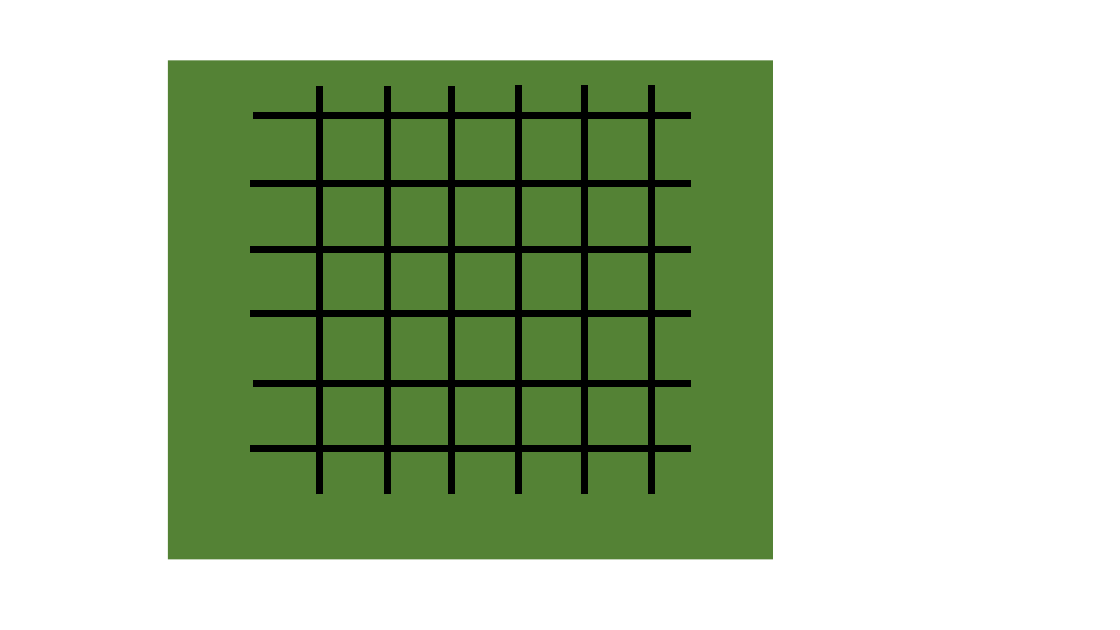
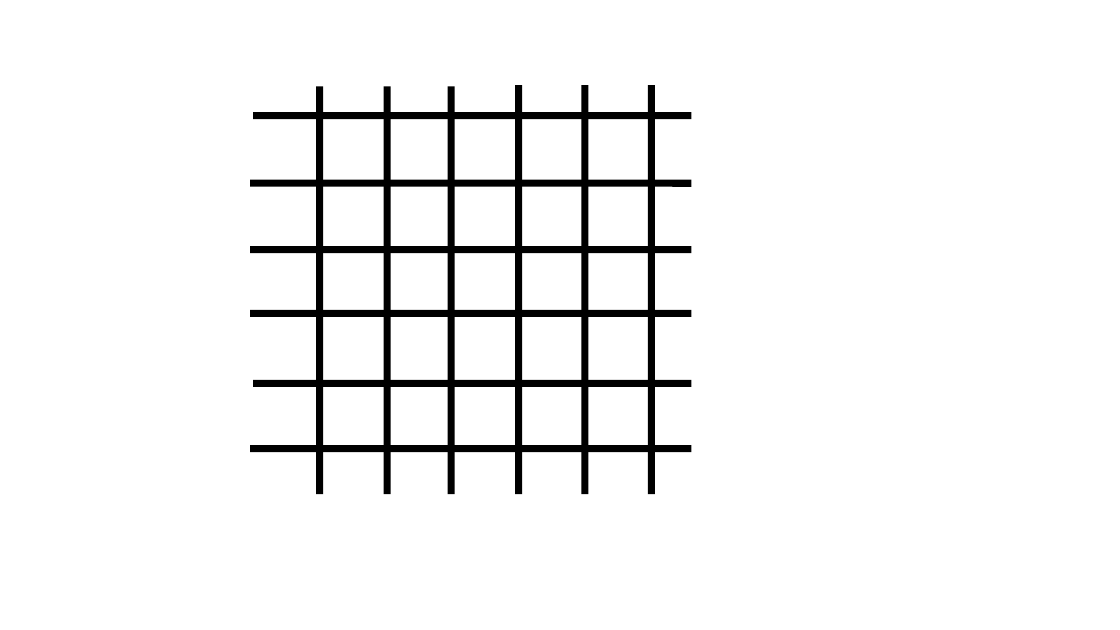
Before and after one commit to Hiroki-Goto/ori_keyboard, a slide deck: slide 3 of photo/figure.pptx. Drawn at 1120x630 pixels with LibreOffice and Linux fonts; fonts in the diff are those of the drawing. Boxes give left, top, right and bottom in pixels: in the first picture for what was removed or moved away, otherwise in the second. Text is boxed around its words. In the diff, an @@ line names an element or a change of style, - is before the commit and + after.

```diff
--- a/photo/figure.pptx
+++ b/photo/figure.pptx
@@ rectangle removed at <box>168,60,773,560</box> @@
@@ line (319, 494) - (319, 87): stroke #000000 6 pt to #000000 6.01 pt @@
@@ line (387, 494) - (387, 87): stroke #000000 6 pt to #000000 6.01 pt @@
@@ line (451, 494) - (451, 87): stroke #000000 6 pt to #000000 6.01 pt @@
@@ line (518, 494) - (518, 85): stroke #000000 6 pt to #000000 6.01 pt @@
@@ line (585, 494) - (585, 85): stroke #000000 6 pt to #000000 6.01 pt @@
@@ line (651, 494) - (651, 85): stroke #000000 6 pt to #000000 6.01 pt @@
@@ line (253, 116) - (691, 116): stroke #000000 6 pt to #000000 6.01 pt @@
@@ line (250, 183) - (691, 183): stroke #000000 6 pt to #000000 6.01 pt @@
@@ line (250, 250) - (691, 250): stroke #000000 6 pt to #000000 6.01 pt @@
@@ line (250, 313) - (691, 313): stroke #000000 6 pt to #000000 6.01 pt @@
@@ line (253, 383) - (691, 384): stroke #000000 6 pt to #000000 6.01 pt @@
@@ line (250, 449) - (691, 449): stroke #000000 6 pt to #000000 6.01 pt @@
```
Also in this commit, not shown: 3 other slides changed, 1 slide added, 3 other files.
